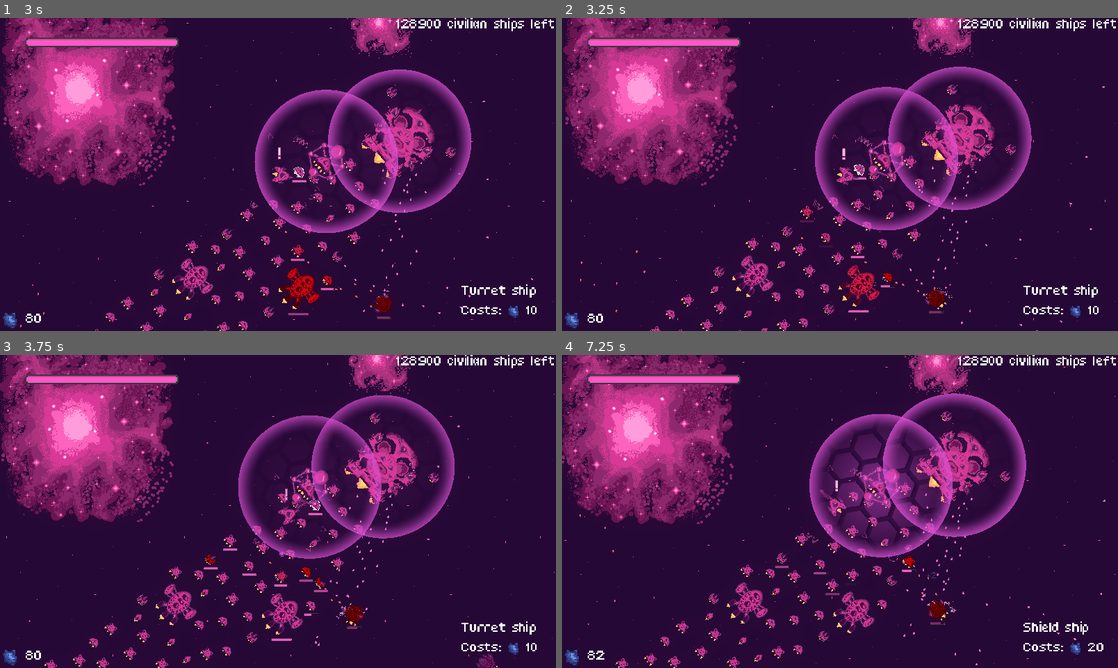
Above: before the commit, frames 1-4 (two rows, left to right).
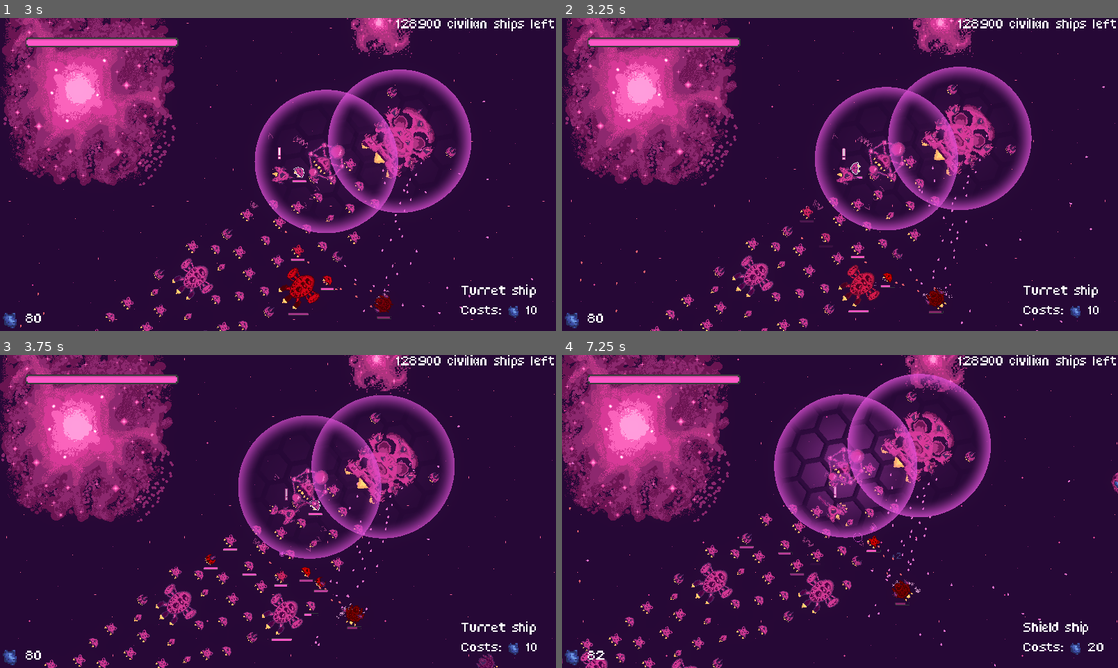
Above: after the commit, the same moments.

Repository: bear-minimum-studio/space-bear
Game: Godot game, scene res://Game.tscn
Two runs of this game, one before a commit and one after it. Both use one fixed random seed, a clock stepped at 60 frames per second and the inputs below.
Inputs:
- Up to frame 1 (3 s): tap Enter (upgrade) at 0.5 s; hold Right (turn_right) 0.53-1.28 s; hold C (follow_me, bound only after the commit) 0.53-1.28 s; hold Ctrl (brake) 1.28-2.03 s; tap X (cycle_selection) at 1.35 s; tap C (follow_me, bound only after the commit) at 1.55 s; hold Right (turn_right) 2.03-2.78 s; hold C (follow_me, bound only after the commit) 2.03-2.78 s; tap Down (decelerate) at 2.1 s; hold Up (accelerate) from 2.78 s (still down); tap Space (fire) at 2.85 s
- Up to frame 2 (3.25 s): keep holding Up (accelerate); tap C (follow_me, bound only after the commit) at 3.05 s
- Up to frame 3 (3.75 s): release Up (accelerate) at 3.53 s; hold Left (turn_left) from 3.53 s (still down); hold G (grappling_hook) from 3.53 s (still down)
- Up to frame 4 (7.25 s): tap C (follow_me, bound only after the commit) at 3.8, 4.35, 6.05 s; release G (grappling_hook) at 4.28 s; release Left (turn_left) at 5.03 s; hold Ctrl (brake) 5.03-5.78 s; hold C (follow_me, bound only after the commit) 5.03-5.78 s; hold Right (turn_right) 5.78-6.53 s; tap X (cycle_selection) at 5.85 s; hold Up (accelerate) from 6.53 s (still down); hold C (follow_me, bound only after the commit) from 6.53 s (still down); tap Down (decelerate) at 6.6 s

Frame 1 is identical in both runs. In frame 2, less than 0.1% of the frame differs, in the area x 51-55%, y 46-52%; in frame 3, less than 0.1%; in frame 4, 27%, in the area x 0-100%, y 0-100%.

Commit message:
feat: add 'follow me' feature

Diff:
--- a/npc/civilians/CivilianShip.gd
+++ b/npc/civilians/CivilianShip.gd
@@ -29,3 +29,26 @@
 
 func unselect():
 	selected = false
+
+var followed_ship: Node2D = null
+var target_before_following
+var speed_before_following
+
+func follow_player(player: Node2D):
+	if followed_ship == null:
+		target_before_following = self.movement_target
+		speed_before_following = self.speed
+		followed_ship = player
+		self.speed = self.speed * 3
+	else:
+		followed_ship = null
+		set_movement_target(target_before_following)
+		self.speed = speed_before_following
+
+func _physics_process(_delta):
+	super._physics_process(_delta)
+
+	if followed_ship == null:
+		return
+
+	set_movement_target(followed_ship.global_position)
--- a/player/Player.gd
+++ b/player/Player.gd
@@ -80,6 +80,16 @@
 func _input(event):
 	if event.is_action_pressed("upgrade"):
 		_upgrade_selected_ship()
+	if event.is_action_pressed("follow_me"):
+		_follow_me()
+
+func _follow_me():
+	var selected_ship = selection_zone.current_selection
+	if selected_ship == null:
+		return
+
+	if selected_ship.has_method("follow_player"):
+		selected_ship.follow_player(self)
 
 func _upgrade_selected_ship():
 	var selected_ship = selection_zone.current_selection
--- a/project.godot
+++ b/project.godot
@@ -120,6 +120,11 @@
 "events": [Object(InputEventKey,"resource_local_to_scene":false,"resource_name":"","device":0,"window_id":0,"alt_presse …(181 unchanged characters)…
 ]
 }
+follow_me={
+"deadzone": 0.5,
+"events": [Object(InputEventKey,"resource_local_to_scene":false,"resource_name":"","device":-1,"window_id":0,"alt_pressed":false,"shift_pressed":false,"ctrl_pressed":false,"meta_pressed":false,"pressed":false,"keycode":0,"physical_keycode":67,"key_label":0,"unicode":99,"echo":false,"script":null)
+]
+}
 
 [layer_names]
 
